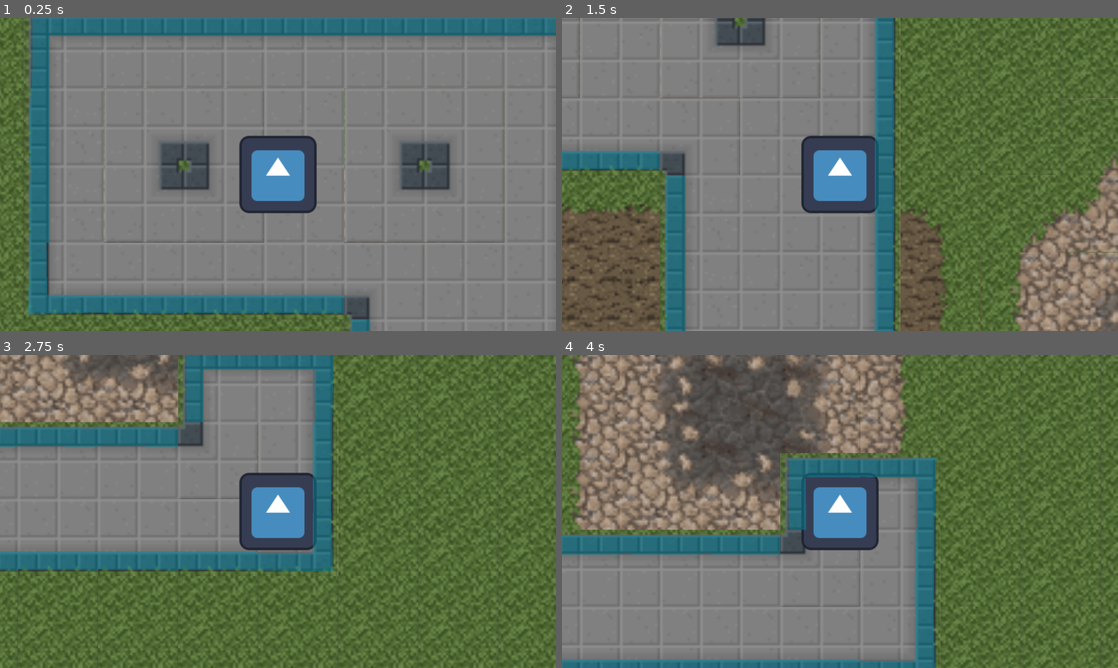
Above: before the commit, frames 1-4 (two rows, left to right).
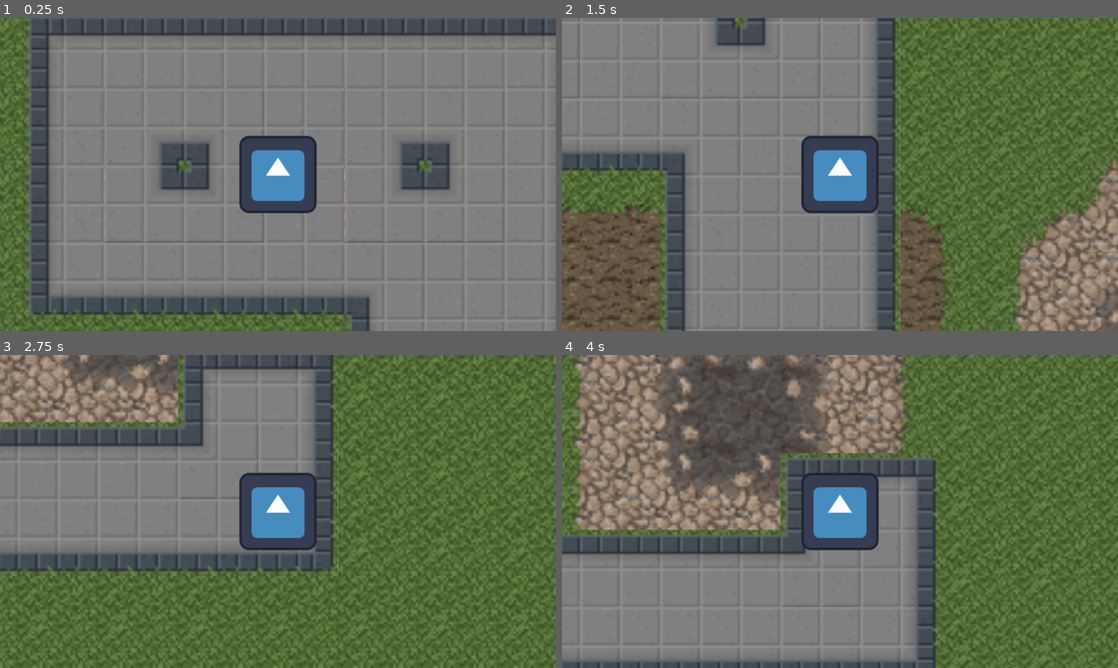
Above: after the commit, the same moments.

Repository: hartmaj2/awesome-game2
Game: Godot game, scene res://scenes/level.tscn
Same seed, same stepped clock (60 frames per second), same inputs: the game is played once before the commit and once after it. The engine's default icon, where the game draws it, is replaced by a stand-in: a white triangle on a blue panel in a dark square. Sound files missing from this copy of the repository are replaced by a short silence.
Inputs (mouse positions are in pixels of both pictures, inside the frame that each line leads up to):
- Up to frame 1 (0.25 s): no input
- Up to frame 2 (1.5 s): tap Enter at 0.5 s; move the mouse to (962, 158) at 0.52 s; hold D (right) 0.53-1.28 s; click (962, 158) at 0.6 s; move the mouse to (728, 190) at 1.27 s; hold S (down) from 1.28 s (still down); click (728, 190) at 1.35 s
- Up to frame 3 (2.75 s): move the mouse to (333, 442) at 2.02 s; release S (down) at 2.03 s; hold D (right) from 2.03 s (still down); click (333, 442) at 2.1 s
- Up to frame 4 (4 s): move the mouse to (812, 574) at 2.77 s; release D (right) at 2.78 s; hold W (up) 2.78-3.53 s; click (812, 574) at 2.85 s; move the mouse to (1006, 558) at 3.52 s; hold A (left) from 3.53 s (still down); click (1006, 558) at 3.6 s

The runs differ from the first frame. In frame 1, 12% of the frame differs, in the area x 5-100%, y 0-100%; in frame 2, 6.2%; in frame 3, 9.0%; in frame 4, 8.1%.

Commit message:
volume control polished

Diff:
--- a/scenes/level.tscn
+++ b/scenes/level.tscn
@@ -93,7 +93,6 @@
 tile_map_data = PackedByteArray("AAABAAEAAQABAAIAAAACAAEAAQABAAIAAAADAAEAAQABAAIAAAAEAAEAAQABAAIAAAAFAAEAAQABAAIAAAAGAA …(10160 unchanged characters)…
 tile_set = SubResource("TileSet_rgocp")
 rendering_quadrant_size = 32
-collision_visibility_mode = 1
 
 [node name="Player" parent="." instance=ExtResource("2_fovg7")]
 position = Vector2(205, -60)
--- a/scripts/player.gd
+++ b/scripts/player.gd
@@ -8,6 +8,7 @@
 var sound_end = false
 
 func _physics_process(delta: float) -> void:
+	$PlayerSounds.volume_db = GM.volume
 	dir = Vector2(Input.get_action_strength("right")-Input.get_action_strength("left"),
 	Input.get_action_strength("down")-Input.get_action_strength("up"))
 	shooting = Input.is_action_just_pressed("shoot")
@@ -19,7 +20,6 @@
 		moving=true
 		$PlayerSounds.play()
 	elif (!zero and sound_end):
-		$PlayerSounds.volume_db = GM.volume
 		print($PlayerSounds.volume_db)
 		$PlayerSounds.play()
 		sound_end = false
--- a/scripts/settings.gd
+++ b/scripts/settings.gd
@@ -1,6 +1,8 @@
 extends Control
 
 var jakub = true
+func _ready() -> void:
+	$HSlider.value = GM.volume
 func _input(event : InputEvent):
 	if (event.is_action_pressed("settings")):
 		print("esc")
